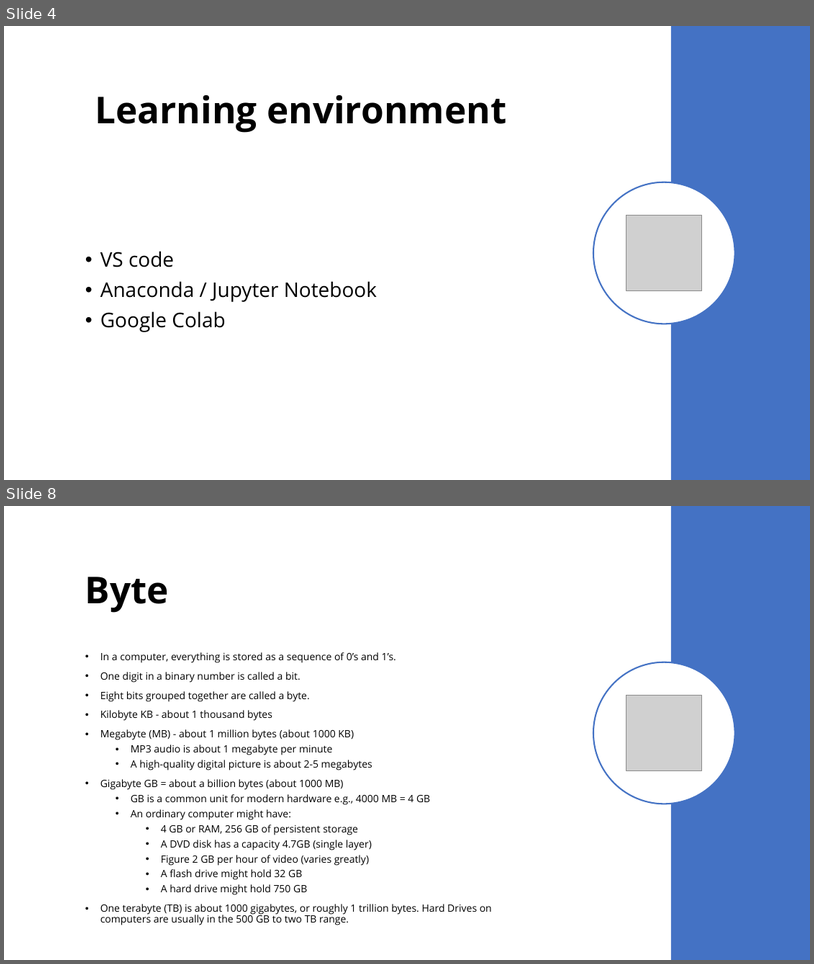
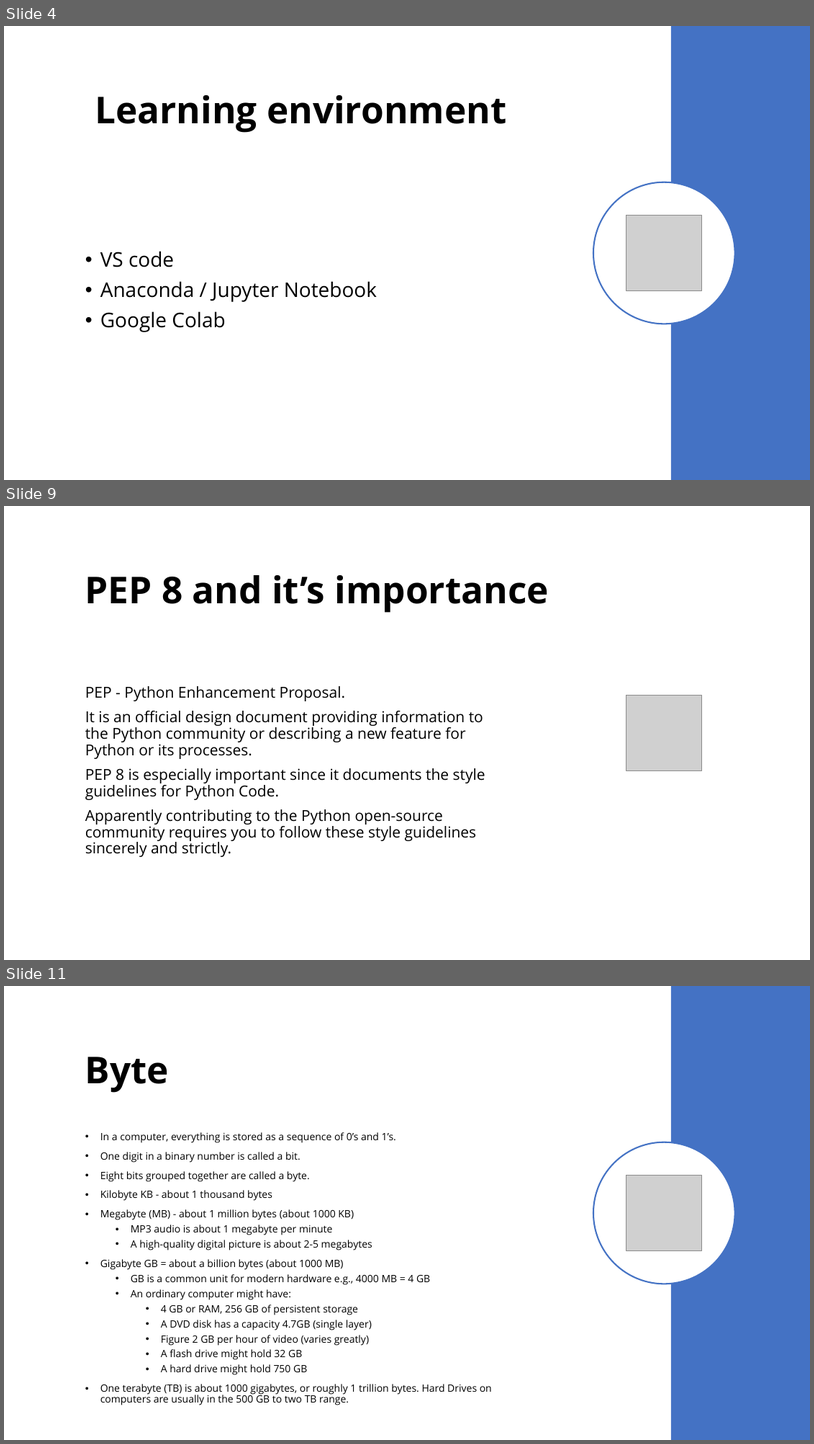
Before and after one commit to saritmaitra/Python-Fundamentals, a slide deck: ppt/Python.pptx. Shown one above the other, each under a label of ours: slides 4 and 8 before the commit, slides 4, 9 and 11 after it; the slides between them are not shown. The pictures are 814x964 and 814x1444 pixels, drawn with LibreOffice and Linux fonts; fonts in the diff are those of the drawing; grey boxes stand for pictures. Boxes give left, top, right and bottom in pixels: in the first picture for what was removed or moved away, otherwise in the second. Text is boxed around its words. In the diff, an @@ line names an element or a change of style, - is before the commit and + after.

```diff
--- a/ppt/Python.pptx
+++ b/ppt/Python.pptx
@@ slide 9 added at [4, 506, 810, 960], background #FFFFFF @@
@@ title added at [85, 575, 549, 613], 44 pt, text #000000, bold @@
+PEP 8 and it’s importance
@@ text added at [85, 686, 486, 857], 18 pt, text #000000 @@
+PEP - Python Enhancement Proposal.
+It is an official design document providing information to the Python community or describing a new feature for Python or its processes.
+PEP 8 is especially important since it documents the style guidelines for Python Code.
+Apparently contributing to the Python open-source community requires you to follow these style guidelines sincerely and strictly.
@@ picture added at [627, 695, 702, 771] @@
@@ what was slide 8 is now slide 11 @@
```
Also in this commit, not shown: 3 slides changed, 2 other slides added.
